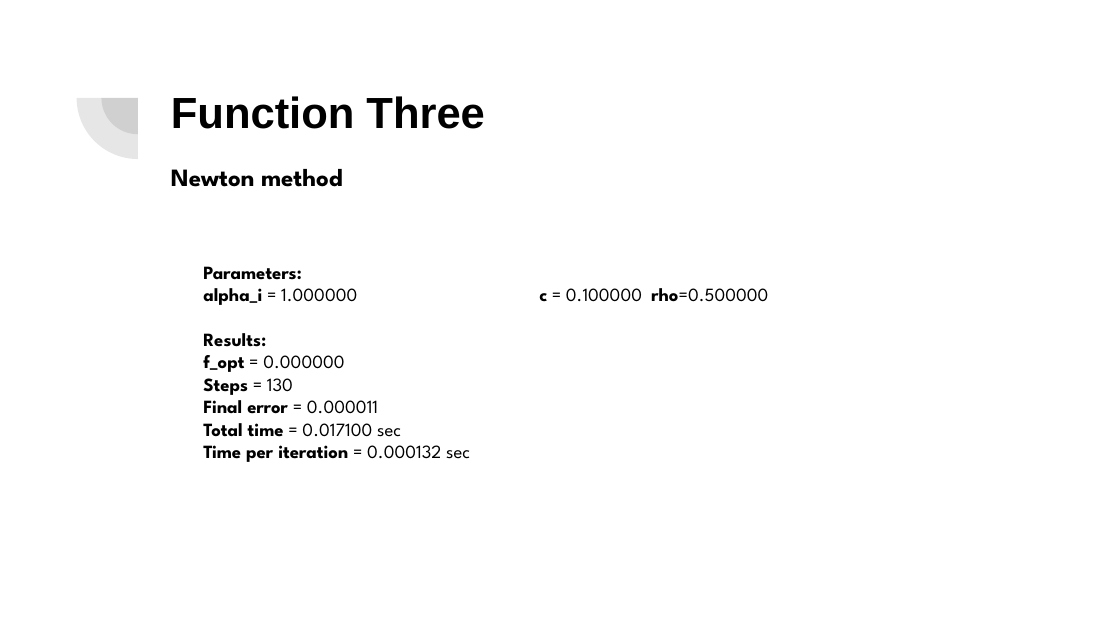
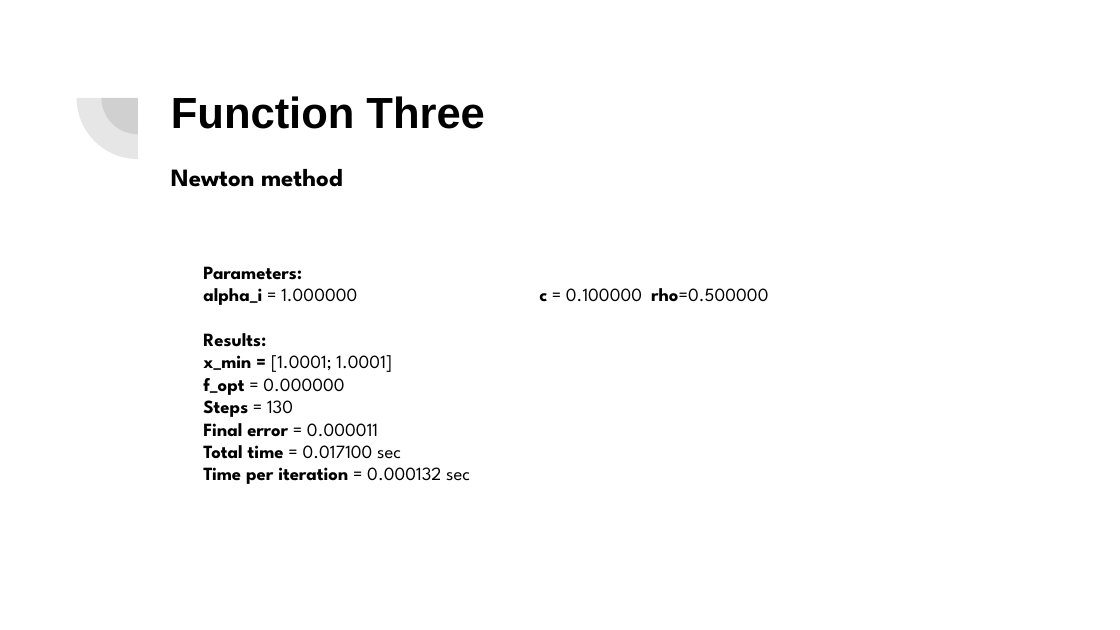
Before and after one commit to ayushkumarshah/Unconstrained_Optimization_Matlab, a slide deck: slide 18 of docs/Unconstrained Optimization Presentation.pptx. Drawn at 1120x630 pixels with LibreOffice and Linux fonts; fonts in the diff are those of the drawing. Boxes give left, top, right and bottom in pixels: in the first picture for what was removed or moved away, otherwise in the second. Text is boxed around its words. In the diff, an @@ line names an element or a change of style, - is before the commit and + after.

```diff
--- a/docs/Unconstrained Optimization Presentation.pptx
+++ b/docs/Unconstrained Optimization Presentation.pptx
@@ text at box(203, 355, 392, 372): paragraph added @@
+x_min = [1.0001; 1.0001]
```
Also in this commit, not shown: 4 other slides changed, 1 slide added, 10 other files.
